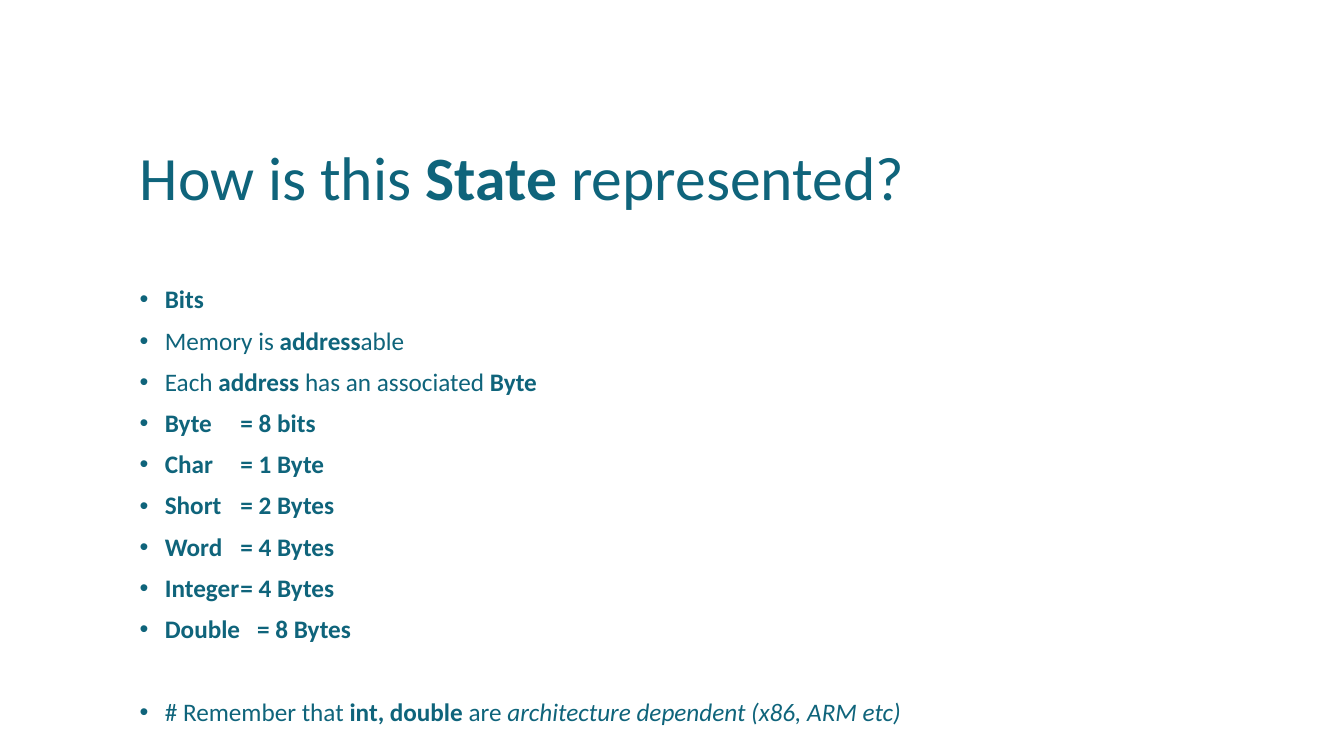
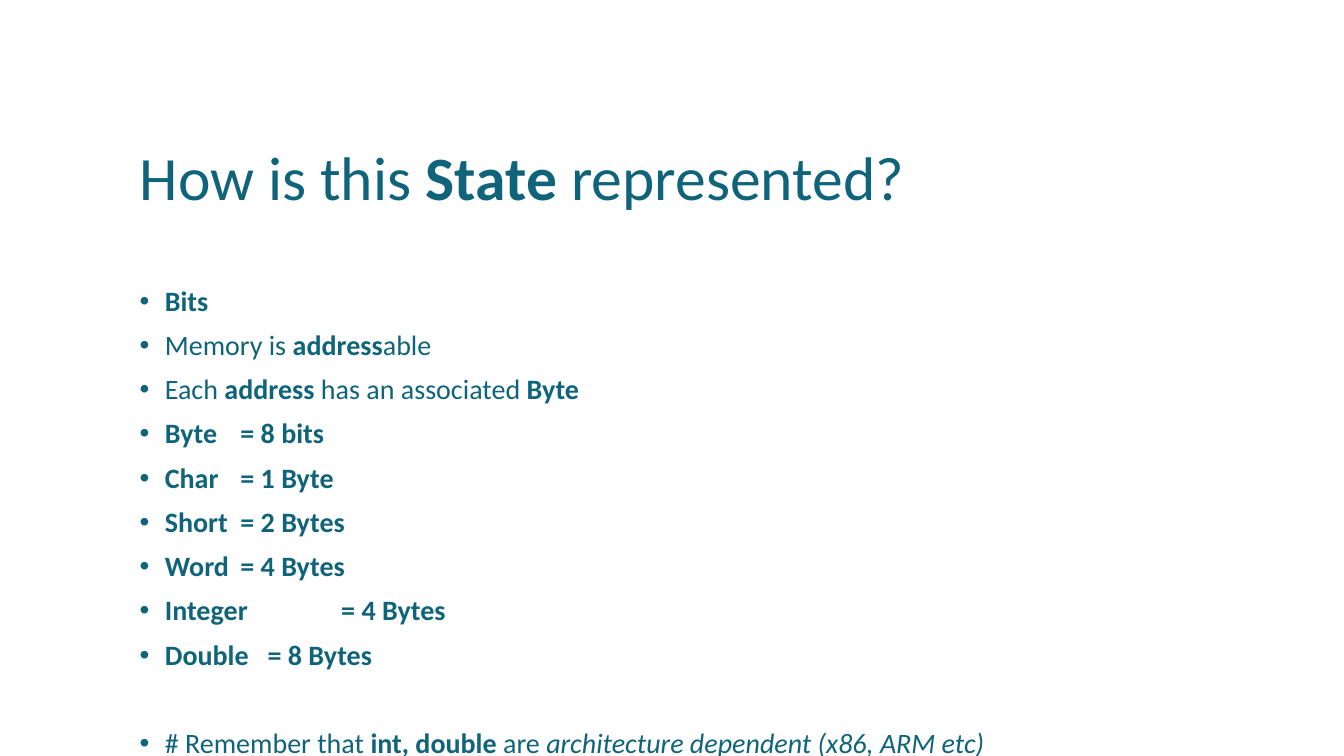
Before and after one commit to uday87j/teach_python, a slide deck: slide 6 of fundamentals/2-State, Data types.pptx (slide 3 before the commit). Drawn at 1344x756 pixels with LibreOffice and Linux fonts; fonts in the diff are those of the drawing. Boxes give left, top, right and bottom in pixels: in the first picture for what was removed or moved away, otherwise in the second. Text is boxed around its words. In the diff, an @@ line names an element or a change of style, - is before the commit and + after.

```diff
--- a/fundamentals/2-State, Data types.pptx
+++ b/fundamentals/2-State, Data types.pptx
@@ text "Bits" at (x1=165, y1=291, x2=984, y2=756): size 18 to 20 pt @@
```
Also in this commit, not shown: 6 slides added, 1 other file.
